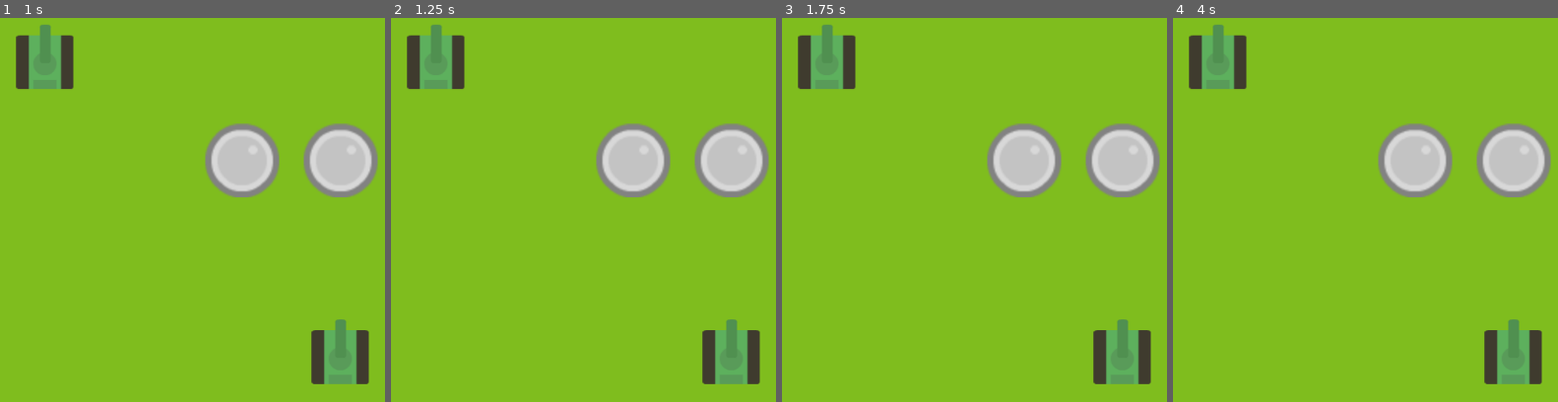
Above: before the commit, frames 1-4 (left to right).
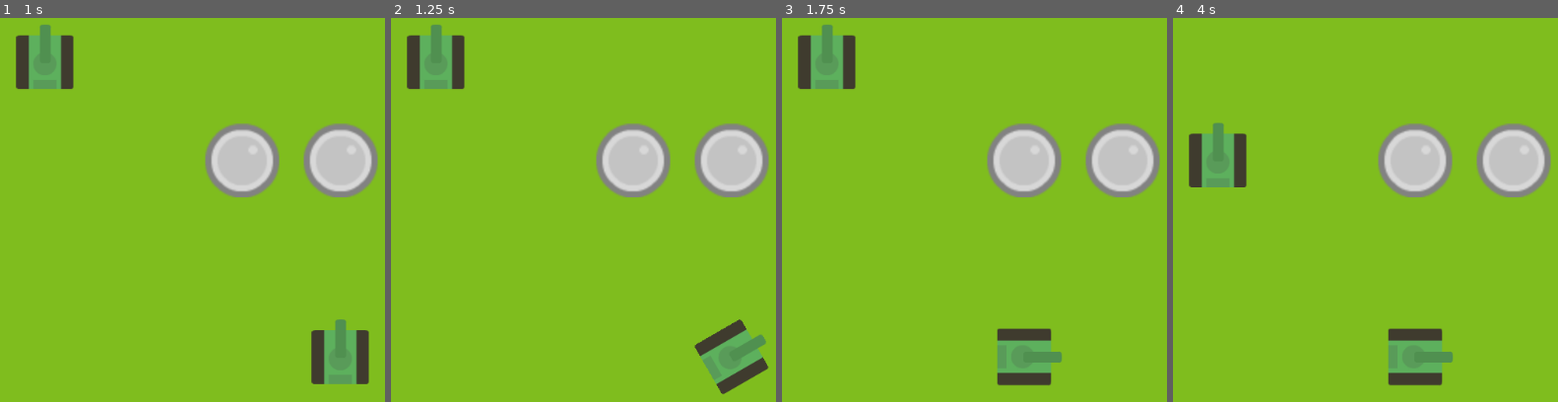
Above: after the commit, the same moments.

Repository: lendroit/tanktank
Game: Godot game, scene res://World.tscn
Two runs of this game, one before a commit and one after it. Both use one fixed random seed, a clock stepped at 60 frames per second and the inputs below.
Inputs:
- Up to frame 1 (1 s): tap Enter (end_turn_p1) at 0.5 s; hold Right (rotate_right_p1) from 0.53 s (still down); hold Enter (end_turn_p1) from 0.53 s (still down); tap E (end_turn_p2) at 0.8 s
- Up to frame 2 (1.25 s): keep holding Right (rotate_right_p1); keep holding Enter (end_turn_p1)
- Up to frame 3 (1.75 s): release Right (rotate_right_p1) at 1.28 s; release Enter (end_turn_p1) at 1.28 s; hold Down (move_backward_p1) from 1.28 s (still down); tap E (end_turn_p2) at 1.35 s; tap Enter (end_turn_p1) at 1.55 s
- Up to frame 4 (4 s): tap Space (shoot_p1) at 2 s; release Down (move_backward_p1) at 2.03 s; hold Enter (end_turn_p1) 2.03-2.78 s; hold Right (rotate_right_p1) 2.03-3.53 s; tap E (end_turn_p2) at 2.3, 2.85, 3.8 s; tap Enter (end_turn_p1) at 3.05, 3.5 s; hold Left (rotate_left_p1) from 3.53 s (still down); hold S (move_backward_p2) from 3.53 s (still down)

Frame 1 is identical in both runs. In frame 2, 1.6% of the frame differs, in the area x 78-99%, y 78-98%; in frame 3, 4.4%; in frame 4, 8.7%, in the area x 4-96%, y 1-96%.

Commit message:
feature: Execute actions in grid

Diff:
--- a/Grid.gd
+++ b/Grid.gd
@@ -3,14 +3,19 @@
 
 const HEIGHT = 5
 const WIDTH = 8
+onready var timer = $ActionExecutionTimer
 
 # TODO add setters for this
 var object_positions = []
+var number_of_remaining_turns = 0
 
 const INITIAL_POSITION_PLAYER_1 = Vector2(3, 3)
 const INITIAL_POSITION_PLAYER_2 = Vector2(0, 0)
 
 var TankClass = preload("res://Tank/Tank.tscn")
+
+var player_1_ready = false
+var player_2_ready = false
 
 func _ready():
 	make_object_positions_grid()
@@ -26,7 +31,16 @@
 			var child_map_position = self.world_to_map(child.position)
 			register_object(child_map_position, child)
 
+func _input(event):
 
+	if event.is_action_pressed("end_turn_p1"):
+		player_1_ready = true
+		if player_1_ready && player_2_ready:
+			execute_actions()
+	if event.is_action_pressed("end_turn_p2"):
+		player_2_ready = true
+		if player_1_ready && player_2_ready:
+			execute_actions()
 
 func make_object_positions_grid():
 	var array = []
@@ -88,3 +102,20 @@
 		return false
 
 	return true
+
+func execute_actions():
+	number_of_remaining_turns = 5
+	player_1_ready = false
+	player_2_ready = false
+	timer.start()
+
+
+func _on_ActionExecutionTimer_timeout():
+	number_of_remaining_turns -= 1
+	for row_object in object_positions:
+		for object in row_object:
+			if(object is Tank):
+				object.execute_next_action()
+
+	if number_of_remaining_turns > 0:
+		timer.start()
--- a/World.tscn
+++ b/World.tscn
@@ -37,3 +37,8 @@
 
 [node name="Barrel2" parent="Grid" instance=ExtResource( 1 )]
 position = Vector2( 384, 128 )
+
+[node name="ActionExecutionTimer" type="Timer" parent="Grid"]
+wait_time = 0.3
+one_shot = true
+[connection signal="timeout" from="Grid/ActionExecutionTimer" to="Grid" method="_on_ActionExecutionTimer_timeout"]
